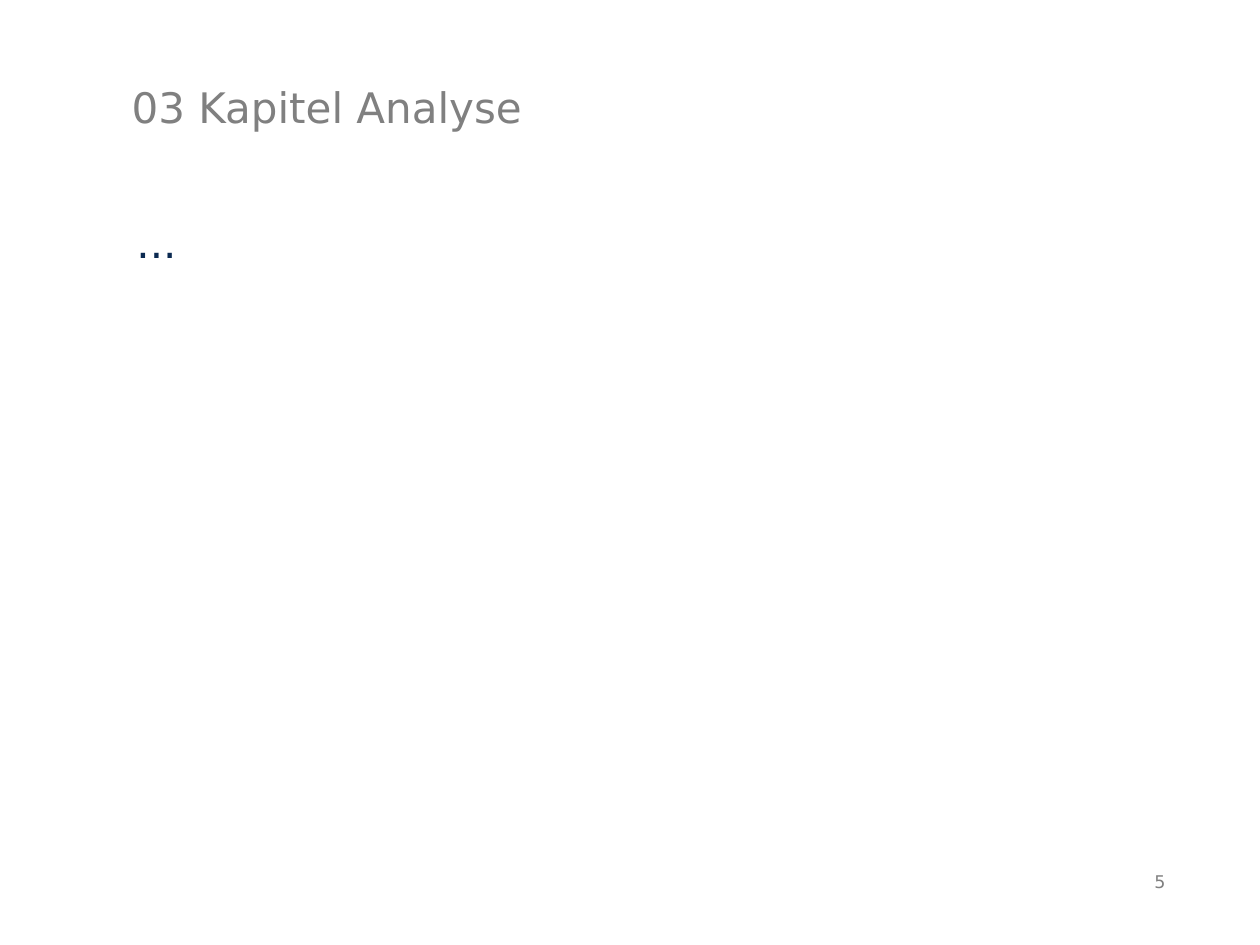
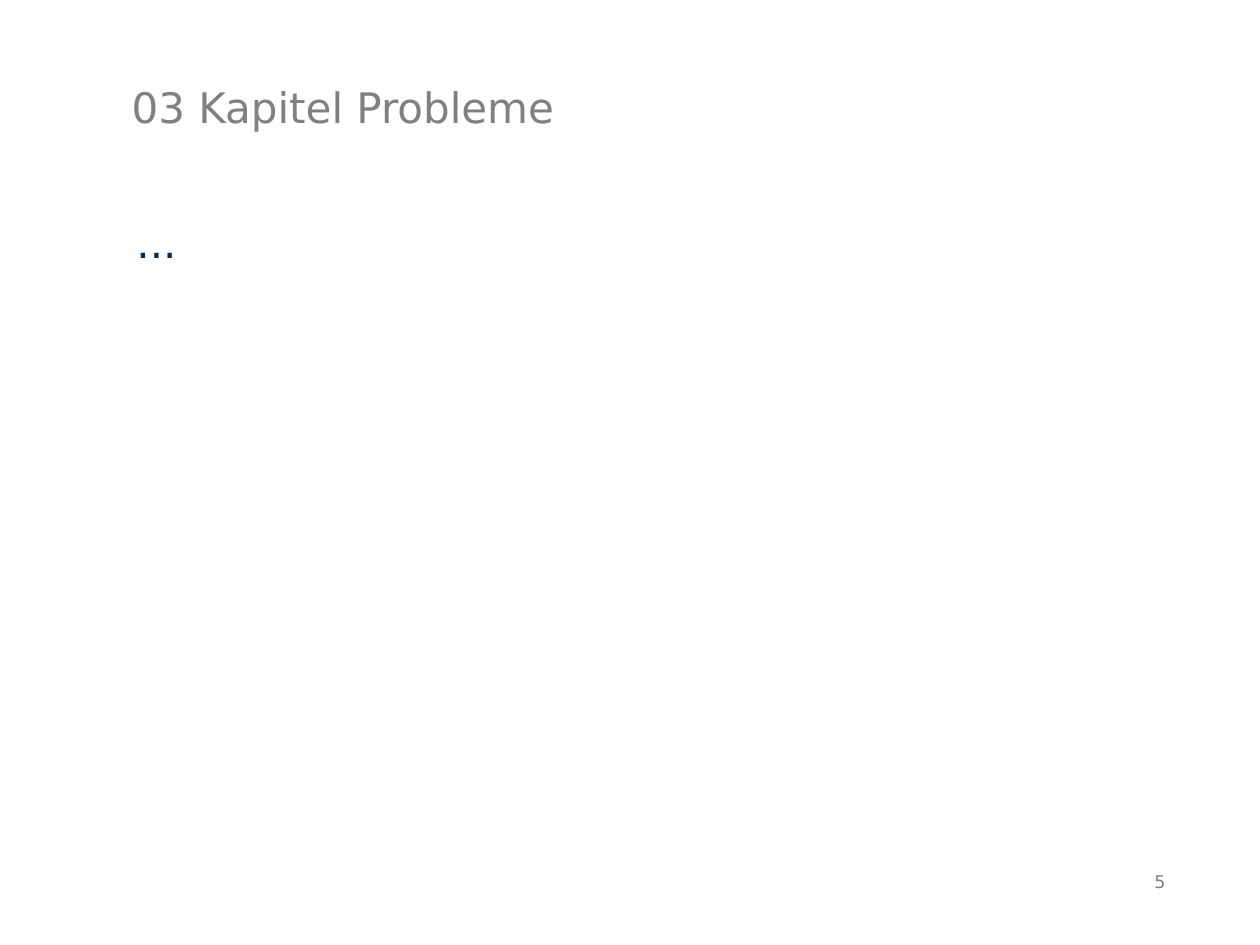
Before and after one commit to MarauderXtreme/bookshop-schiller, a slide deck: slide 5 of Präsi/bwtwfok.odp. Drawn at 1260x945 pixels with LibreOffice and Linux fonts; fonts in the diff are those of the drawing. Boxes give left, top, right and bottom in pixels: in the first picture for what was removed or moved away, otherwise in the second. Text is boxed around its words. In the diff, an @@ line names an element or a change of style, - is before the commit and + after.

```diff
--- a/Präsi/bwtwfok.odp
+++ b/Präsi/bwtwfok.odp
@@ title at (x1=132, y1=91, x2=554, y2=132): text changed @@
-03 Kapitel Analyse
+03 Kapitel Probleme
```
Also in this commit, not shown: 6 other slides changed, 4 slides added.
